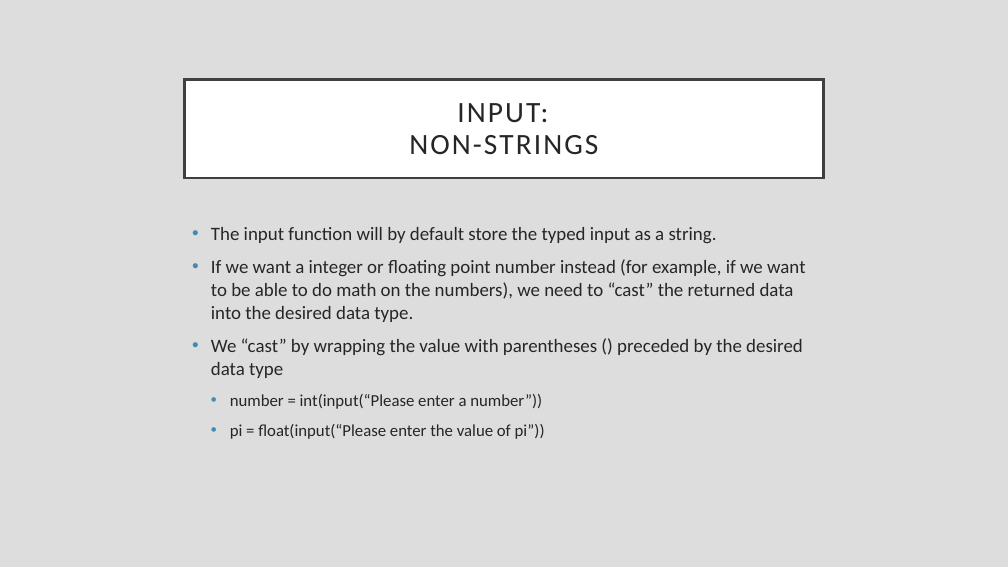
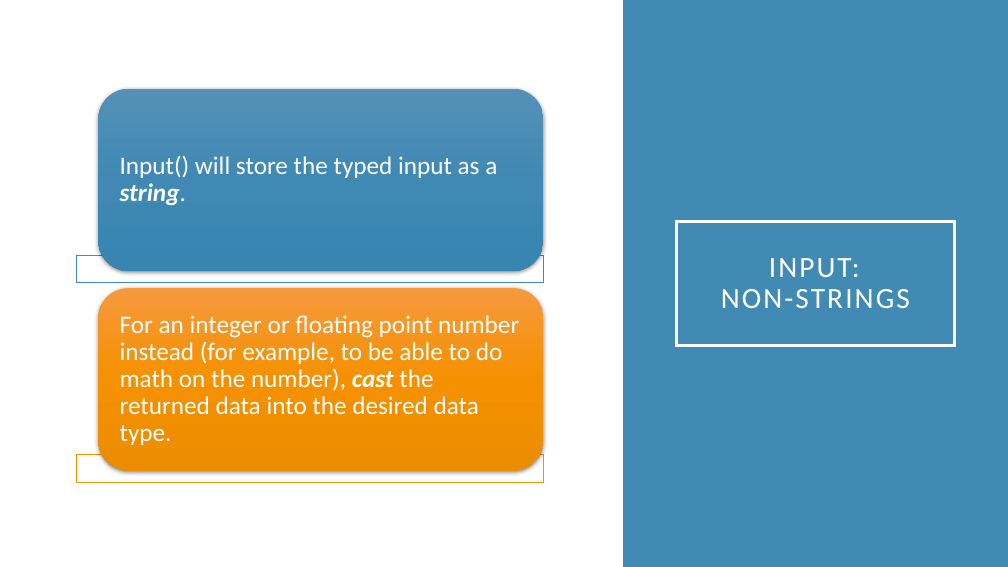
Before and after one commit to rsera/Junior-Knights, a slide deck: slide 45 of Python Day 1 IO.pptx (slide 31 before the commit). Drawn at 1008x567 pixels with LibreOffice and Linux fonts; fonts in the diff are those of the drawing. Boxes give left, top, right and bottom in pixels: in the first picture for what was removed or moved away, otherwise in the second. Text is boxed around its words. In the diff, an @@ line names an element or a change of style, - is before the commit and + after.

```diff
--- a/Python Day 1 IO.pptx
+++ b/Python Day 1 IO.pptx
@@ background #DDDDDD to #FFFFFF @@
@@ rectangle added at (623,0,1008,567), fill #418AB3 @@
@@ text removed at (211,227,805,439) @@
-• The input function will by default store the typed input as a string.
-• If we want a integer or floating point number instead (for example, if we want to be able to do math on the numbers), we need to “cast” the returned data into the desired data type.
-• We “cast” by wrapping the value with parentheses () preceded by the desired data type
-  • number = int(input(“Please enter a number”))
-  • pi = float(input(“Please enter the value of pi”))
@@ title "INPUT: NON-STRINGS": place and size @@
-title "INPUT: NON-STRINGS" at (185,79,823,178)
+title "INPUT: NON-STRINGS" at (677,222,955,346)
@@ title "INPUT: NON-STRINGS" at (677,222,955,346): text colour #262626 to #FFFFFF; fill #FFFFFF to none; outline #404040 2.5 pt to #FFFFFF 2.5 pt @@
@@ group added at (76,88,544,482): 2 rectangles, 2 rounded rectangles, 2 texts @@
+Input() will store the typed input as a string.
+For an integer or floating point number instead (for example, to be able to do math on the number), cast the returned data into the desired data type.
```
Also in this commit, not shown: 12 other slides changed, 14 slides added.
